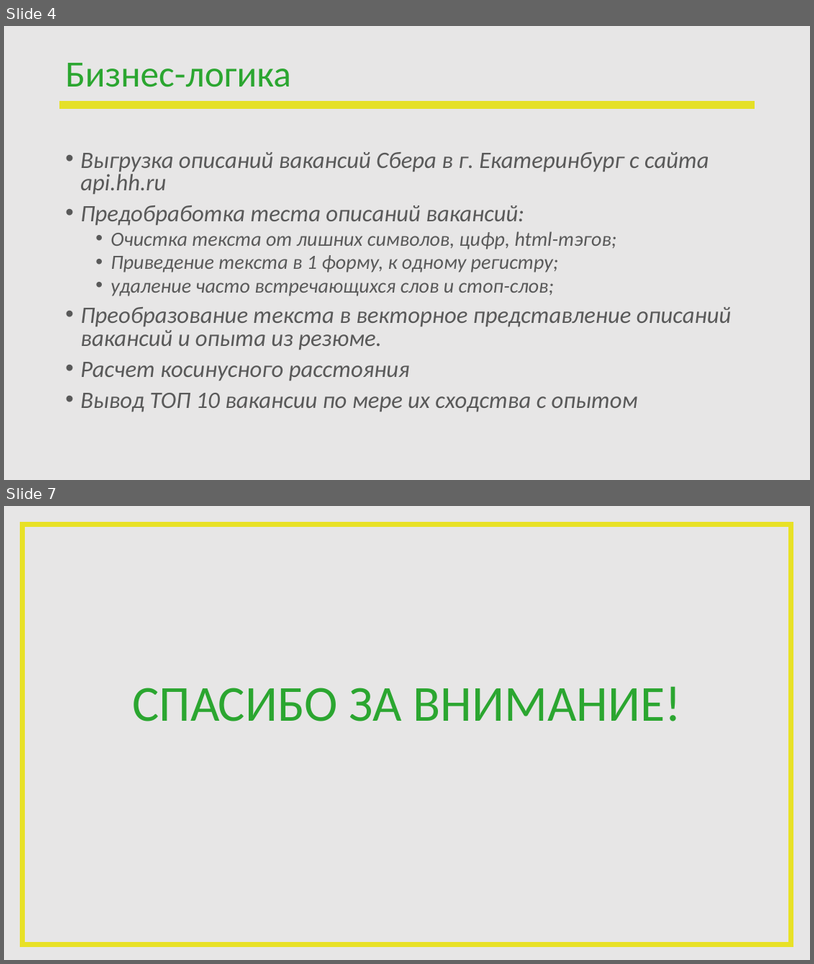
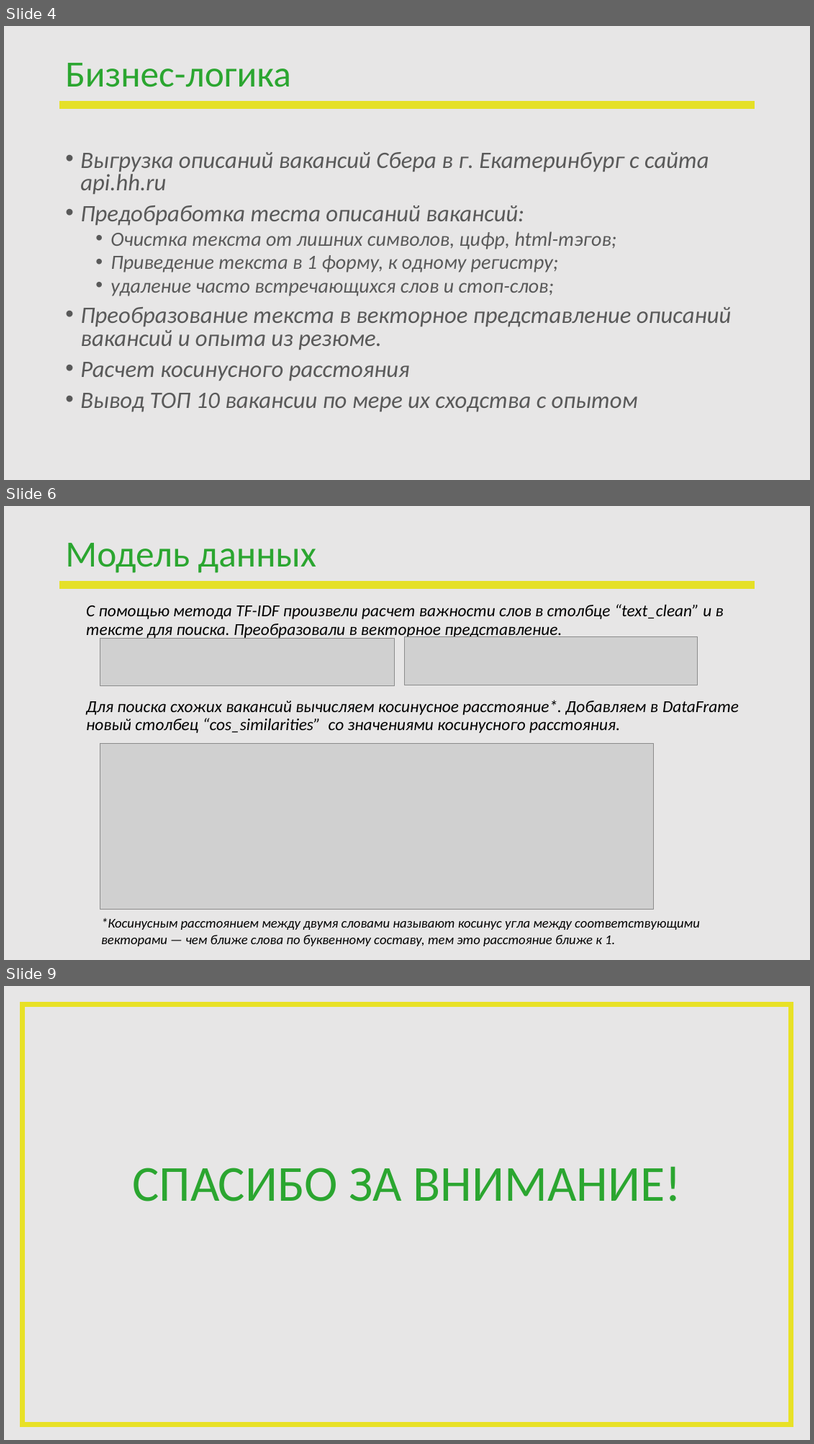
Before and after one commit to OlViMshv/DA_project, a slide deck: ПЕРЕЗАПУСК_Защита проекта.pptx. Shown one above the other, each under a label of ours: slides 4 and 7 before the commit, slides 4, 6 and 9 after it; the slides between them are not shown. The pictures are 814x964 and 814x1444 pixels, drawn with LibreOffice and Linux fonts; fonts in the diff are those of the drawing; grey boxes stand for pictures; background and template pictures are left out. Boxes give left, top, right and bottom in pixels: in the first picture for what was removed or moved away, otherwise in the second. Text is boxed around its words. In the diff, an @@ line names an element or a change of style, - is before the commit and + after.

```diff
--- a/ПЕРЕЗАПУСК_Защита проекта.pptx
+++ b/ПЕРЕЗАПУСК_Защита проекта.pptx
@@ slide 6 added at (4, 506, 810, 960), background #E7E6E6; not listed: 1 template element that a slide beside it also shows @@
@@ title added at (65, 543, 316, 573), 44 pt, text #2BA630 @@
+Модель данных
@@ text added at (86, 604, 724, 639), 20 pt, text #000000, italic @@
+С помощью метода TF-IDF произвели расчет важности слов в столбце “text_clean” и в тексте для поиска. Преобразовали в векторное представление.
@@ picture added at (100, 638, 395, 686) @@
@@ picture added at (405, 637, 699, 685) @@
@@ text added at (86, 700, 739, 733), 20 pt, text #000000, italic @@
+Для поиска схожих вакансий вычисляем косинусное расстояние*. Добавляем в DataFrame новый столбец “cos_similarities” со значениями косинусного расстояния.
@@ picture added at (100, 743, 654, 909) @@
@@ text added at (101, 918, 700, 946), 16 pt, text #000000, italic @@
+*Косинусным расстоянием между двумя словами называют косинус угла между соответствующими векторами — чем ближе слова по буквенному составу, тем это расстояние ближе к 1.
@@ what was slide 7 is now slide 9 @@
```
Also in this commit, not shown: 2 slides changed, 1 other slide added.
